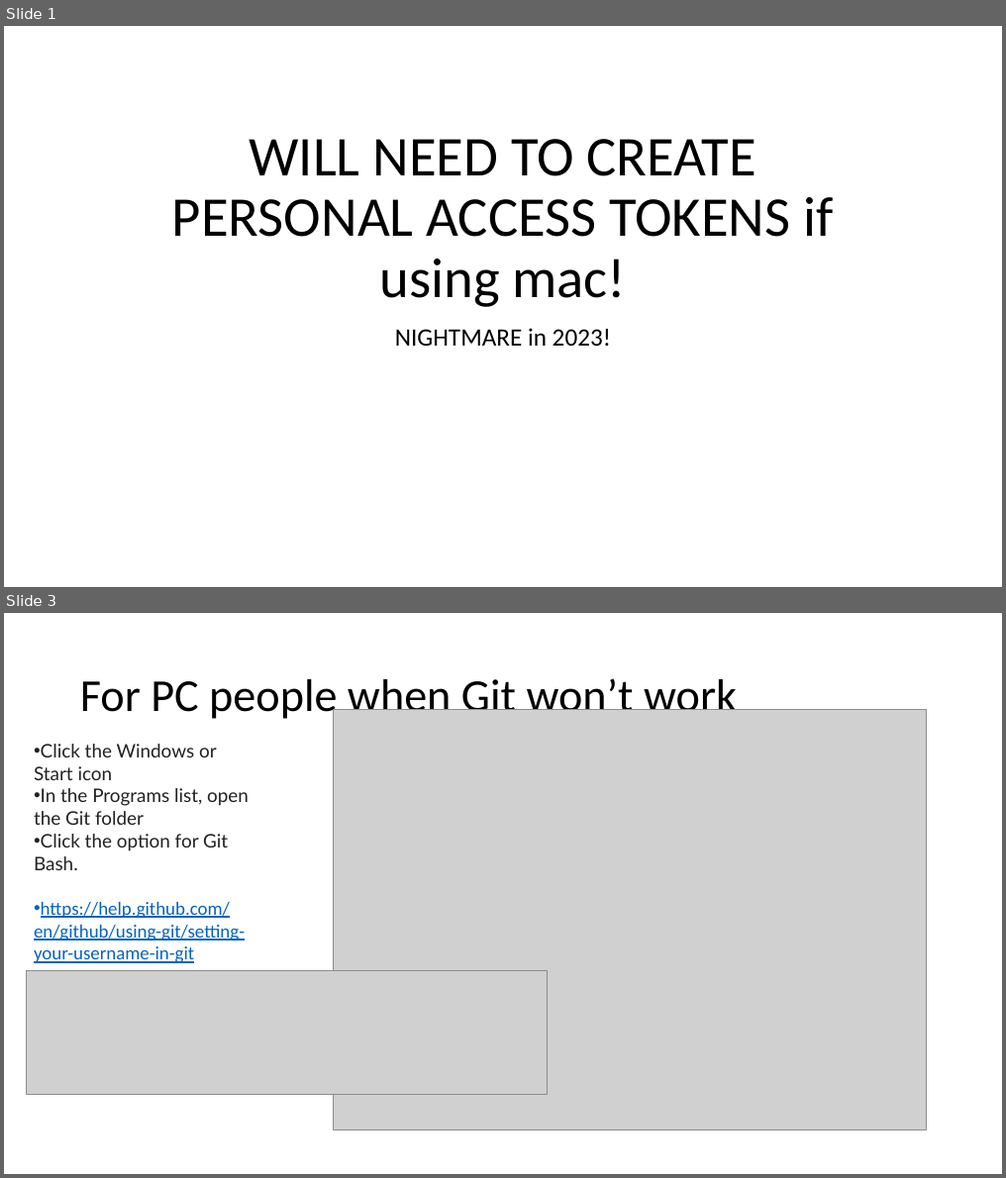
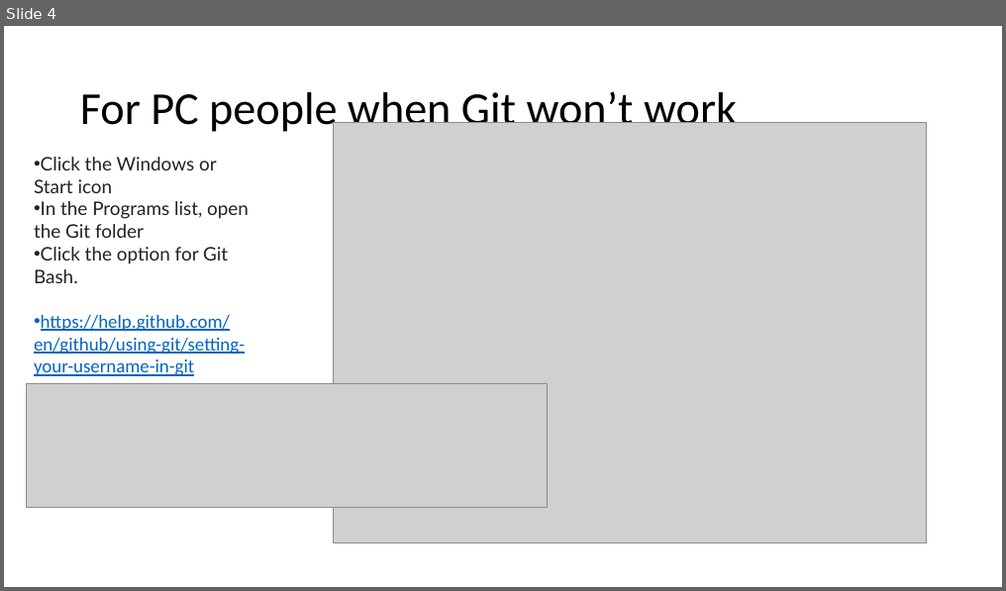
Before and after one commit to VTQuantMethodsEEB/klangwig, a slide deck: lectures/week_2_managing_data/ex2_data_manipulation.pptx. Shown one above the other, each under a label of ours: slides 1 and 3 before the commit, slide 4 after it; the slides between them are not shown. The pictures are 1006x1178 and 1006x591 pixels, drawn with LibreOffice and Linux fonts; fonts in the diff are those of the drawing; grey boxes stand for pictures. Boxes give left, top, right and bottom in pixels: in the first picture for what was removed or moved away, otherwise in the second. Text is boxed around its words. In the diff, an @@ line names an element or a change of style, - is before the commit and + after.

```diff
--- a/lectures/week_2_managing_data/ex2_data_manipulation.pptx
+++ b/lectures/week_2_managing_data/ex2_data_manipulation.pptx
@@ slide 1 removed at (x1=4, y1=26, x2=1002, y2=587), background #FFFFFF @@
@@ title removed at (x1=172, y1=139, x2=833, y2=307) @@
-WILL NEED TO CREATE PERSONAL ACCESS TOKENS if using mac!
@@ subtitle removed at (x1=395, y1=328, x2=611, y2=346) @@
-NIGHTMARE in 2023!
@@ what was slide 3 is now slide 4 @@
```
Also in this commit, not shown: 1 slide changed, 1 slide added, 2 other files.
